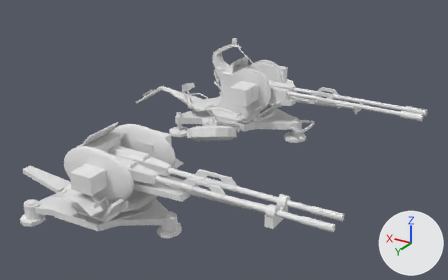
An edit to the Blender file sources/Zu23B.blend, drawn before and after from the same camera.
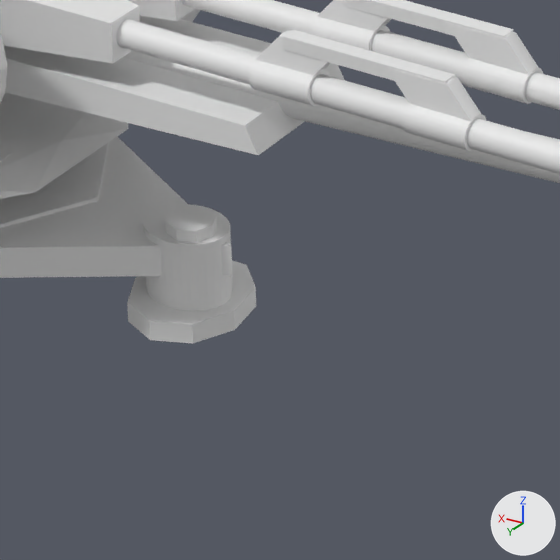
There are two pictures of each version: one whole from a 50 mm camera at (-9.33, 9.71, 8.09) aimed at (-1.13, -3.95, 1.26), one close up on the part from 30% to 54% of the width and 61% to 100% of the height. Lighting does not change. The marker at lower right points along +X, +Y and +Z.

Names of what the first close-up shows: 'Cube.000', 'Cylinder.002', 'holder', 'leftBarrel', 'rightBarrel'.
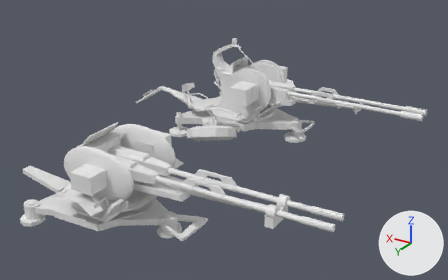
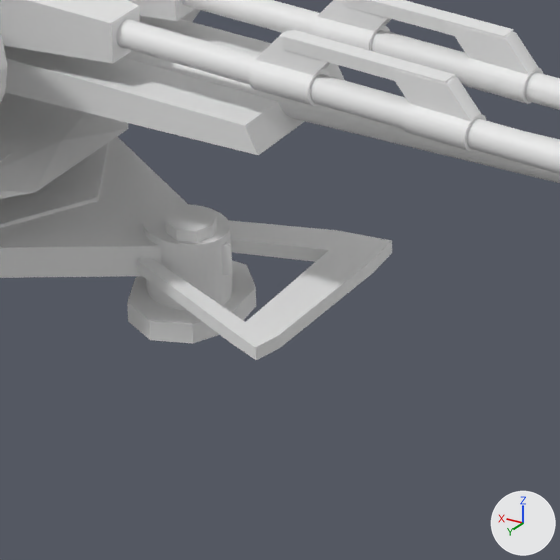
Edits to the scene script, one JSON object a line:
```json
{"block": "me_cylinder_003", "where": "# used by ob_cylinder_002; parent = ob_base; location = (1.457, -1.285, 0.722); scale = (0.202, 0.168, 0.216)"}
{"op": "remove", "block": "me_cylinder_003", "code": "me_cylinder_003.from_pydata(...)  # 332 vertices, 194 faces; spans x -17.9..5.3, y -1.8..15.5, z -1.1..1.8"}
{"op": "add", "block": "me_cylinder_003", "code": "me_cylinder_003.from_pydata(...)  # 356 vertices, 216 faces; spans x -20.4..5.3, y -1.8..15.5, z -1.1..1.8"}
{"block": "me_cylinder_003", "change": "me_cylinder_003 part 1: a new loose piece of 24 vertices spanning x -20.4..-11.9, y 3.4..9.5, z 0.2..0.5"}
```

Where the change shows, as pixel boxes (x1, y1, x2, y2) in the close-ups (560 x 560 px):
```json
{"object": "Cylinder.002", "change": "reshaped", "before": [0, 137, 256, 343], "after": [0, 137, 392, 360]}
{"part": 1, "of": "me_cylinder_003", "change": "added", "after": [137, 220, 392, 360]}
```
